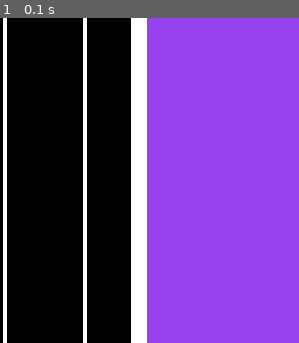
Above: before the commit, frame 1.
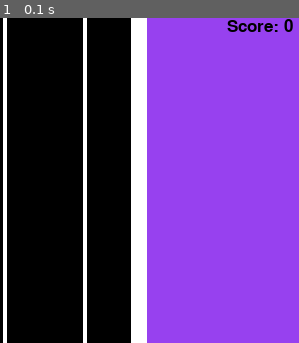
Above: after the commit, the same moment.

Repository: claraluques/projeto-dsoft
Game: pygame game, started from pygame tutorial.py
Same seed, same stepped clock (60 frames per second), same inputs: the game is played once before the commit and once after it.
Inputs:
- Up to frame 1 (0.1 s): no input
The pictures show only the part of the screen within x 50-100%, y 0-50%; the shares and areas given below are measured in that part.

The runs differ from the first frame. In frame 1, 0.4% of the frame differs, in the area x 75-98%, y 0-5%.

Commit message:
coloquei o score na tela

Diff:
--- a/pygame tutorial.py
+++ b/pygame tutorial.py
@@ -6,7 +6,7 @@
 display_width = 800
 display_height = 650
 
-
+black = (0,0,0)
 white = (255,255,255)
 purple = (151,65,239)
 
@@ -51,6 +51,13 @@
 
 def bot5(x, y5):
     gameDisplay.blit(bot5Img,(x+316 , y5))
+
+def Score(count):
+    font = pygame.font.SysFont(None, 25)
+    text = font.render("Score: "+str(count), True, black)
+    gameDisplay.blit(text,(700,0))
+
+
 
 ganhou = False
 
@@ -203,7 +210,7 @@
 #    bolinha1 = Bolinha(y)
 #    bolinha1.posx(0,y)
 
-
+    Score(score)
     bot1(x, y1)
     bot2(x, y2)
     bot3(x, y3)
@@ -225,7 +232,7 @@
     if y5 > display_height:
         y5 = random.randrange(-300,0)
 
-    if score == 10:
+    if score == 100:
         ganhou = True
     if ganhou == True:
         crashed = True
